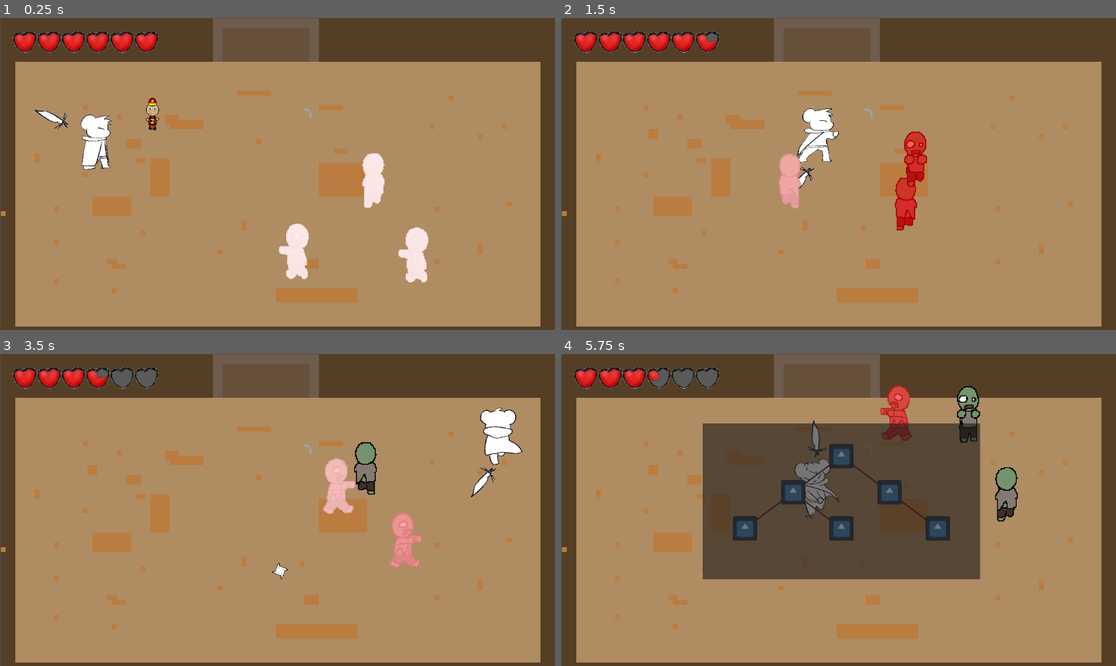
Above: before the commit, frames 1-4 (two rows, left to right).
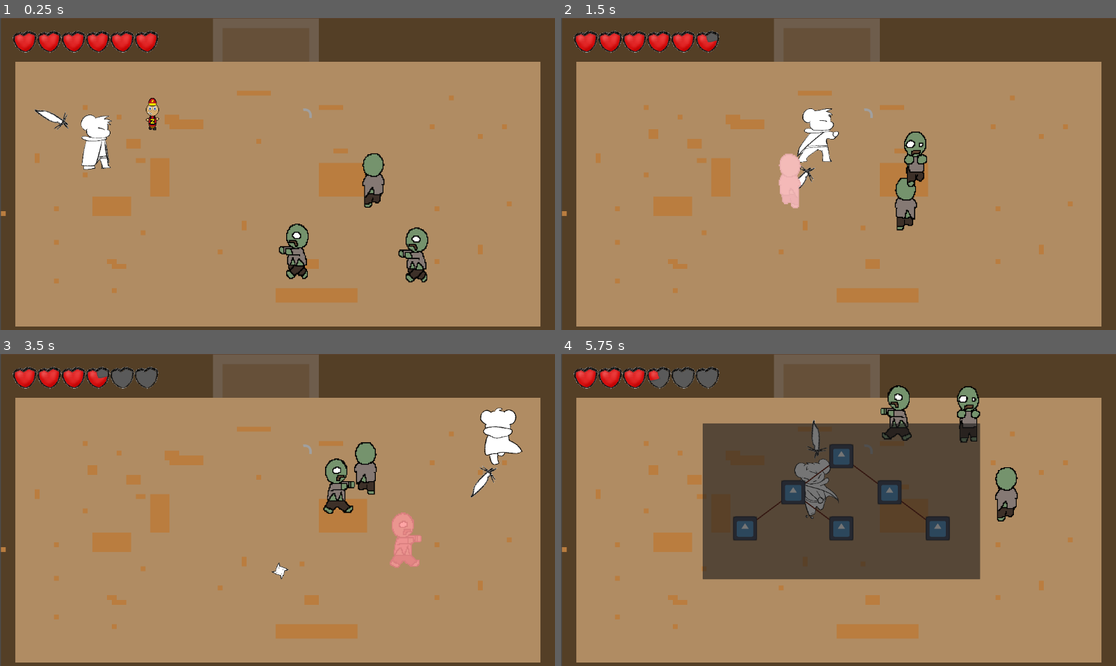
Above: after the commit, the same moments.

Repository: bcorrigall/ratknight
Game: Godot game, scene res://main.tscn
The game is run twice, just before and just after one commit, with the same random seed, the same clock (stepped at 60 frames per second) and the same inputs. The engine's default icon, where the game draws it, is replaced by a stand-in: a white triangle on a blue panel in a dark square.
Inputs (mouse positions are in pixels of both pictures, inside the frame that each line leads up to):
- Up to frame 1 (0.25 s): no input
- Up to frame 2 (1.5 s): move the mouse to (960, 158) at 0.52 s; hold Right (move_right) 0.53-1.28 s; hold J (attack_light) 0.53-1.28 s; move the mouse to (727, 189) at 1.27 s; hold S (move_down) from 1.28 s (still down); tap K (attack_spin) at 1.35 s
- Up to frame 3 (3.5 s): move the mouse to (333, 441) at 2.02 s; release S (move_down) at 2.03 s; hold Right (move_right) 2.03-2.78 s; hold Shift (dash) 2.03-2.78 s; move the mouse to (249, 572) at 2.77 s; hold Up (move_up) from 2.78 s (still down); click (249, 572) at 2.85 s
- Up to frame 4 (5.75 s): move the mouse to (1005, 556) at 3.52 s; release Up (move_up) at 3.53 s; hold L (level) 3.53-4.28 s; hold A (move_left) 3.53-5.03 s; move the mouse to (672, 463) at 4.27 s; tap J (attack_light) at 4.35 s; move the mouse to (866, 510) at 5.02 s; hold S (move_down) from 5.03 s (still down); hold K (attack_spin) from 5.03 s (still down)

The runs differ from the first frame. In frame 1, 1.8% of the frame differs, in the area x 50-78%, y 43-85%; in frame 2, 1.1%; in frame 3, 0.7%; in frame 4, 0.7%.

Commit message:
sword match

Diff:
--- a/Attack.tscn
+++ b/Attack.tscn
@@ -8,9 +8,9 @@
 [node name="Attack" type="Node2D"]
 script = ExtResource("1_3benm")
 
-[node name="Area2D" type="Area2D" parent="."]
+[node name="AttackArea" type="Area2D" parent="."]
 
-[node name="CollisionShape2D" type="CollisionShape2D" parent="Area2D"]
+[node name="CollisionShape2D" type="CollisionShape2D" parent="AttackArea"]
 shape = SubResource("CircleShape2D_6k2cw")
 
 [node name="Sprite2D" type="Sprite2D" parent="."]
@@ -20,7 +20,7 @@
 
 [node name="Timer" type="Timer" parent="."]
 
-[connection signal="area_entered" from="Area2D" to="." method="_on_area_2d_area_entered"]
-[connection signal="area_shape_entered" from="Area2D" to="." method="_on_area_2d_area_shape_entered"]
-[connection signal="body_entered" from="Area2D" to="." method="_on_area_2d_body_entered"]
+[connection signal="area_entered" from="AttackArea" to="." method="_on_area_2d_area_entered"]
+[connection signal="area_shape_entered" from="AttackArea" to="." method="_on_area_2d_area_shape_entered"]
+[connection signal="body_entered" from="AttackArea" to="." method="_on_area_2d_body_entered"]
 [connection signal="timeout" from="Timer" to="." method="_on_timer_timeout"]
--- a/enemy.gd
+++ b/enemy.gd
@@ -85,7 +85,7 @@
 
 
 func _on_hurt_box_area_entered(area):
-	if(area.name.find("sword")):
+	if(area.name.match("Sword") or area.name.match("AttackArea")):
 		get_damage()
 	elif !area.name.match("AttackArea") :
 		return
--- a/sword.tscn
+++ b/sword.tscn
@@ -1,21 +1,17 @@
-[gd_scene load_steps=4 format=3 uid="uid://ra1fajjxpybg"]
+[gd_scene load_steps=3 format=3 uid="uid://ra1fajjxpybg"]
 
 [ext_resource type="Texture2D" uid="uid://c8h6cto68l4hb" path="res://assets/sword.png" id="1_5gmve"]
-[ext_resource type="Script" path="res://sword.gd" id="1_uaguo"]
 
 [sub_resource type="RectangleShape2D" id="RectangleShape2D_oi2kg"]
 size = Vector2(6, 11)
 
 [node name="Sword" type="Area2D"]
-collision_layer = 4
-collision_mask = 0
-script = ExtResource("1_uaguo")
 
 [node name="Sprite2D" type="Sprite2D" parent="."]
 position = Vector2(0, -9)
 scale = Vector2(0.05, 0.05)
 texture = ExtResource("1_5gmve")
 
-[node name="CollisionShape2D" type="CollisionShape2D" parent="."]
+[node name="SwordsShape" type="CollisionShape2D" parent="."]
 position = Vector2(0, -9)
 shape = SubResource("RectangleShape2D_oi2kg")
